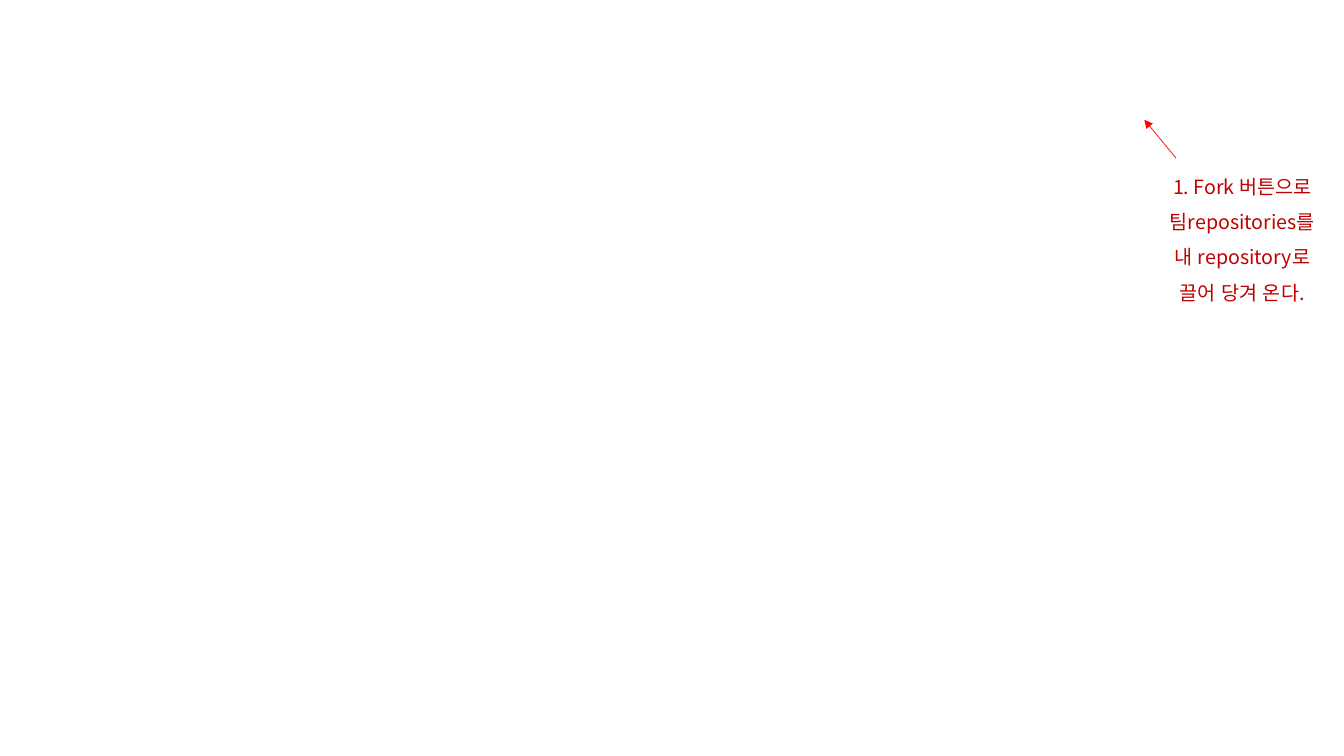
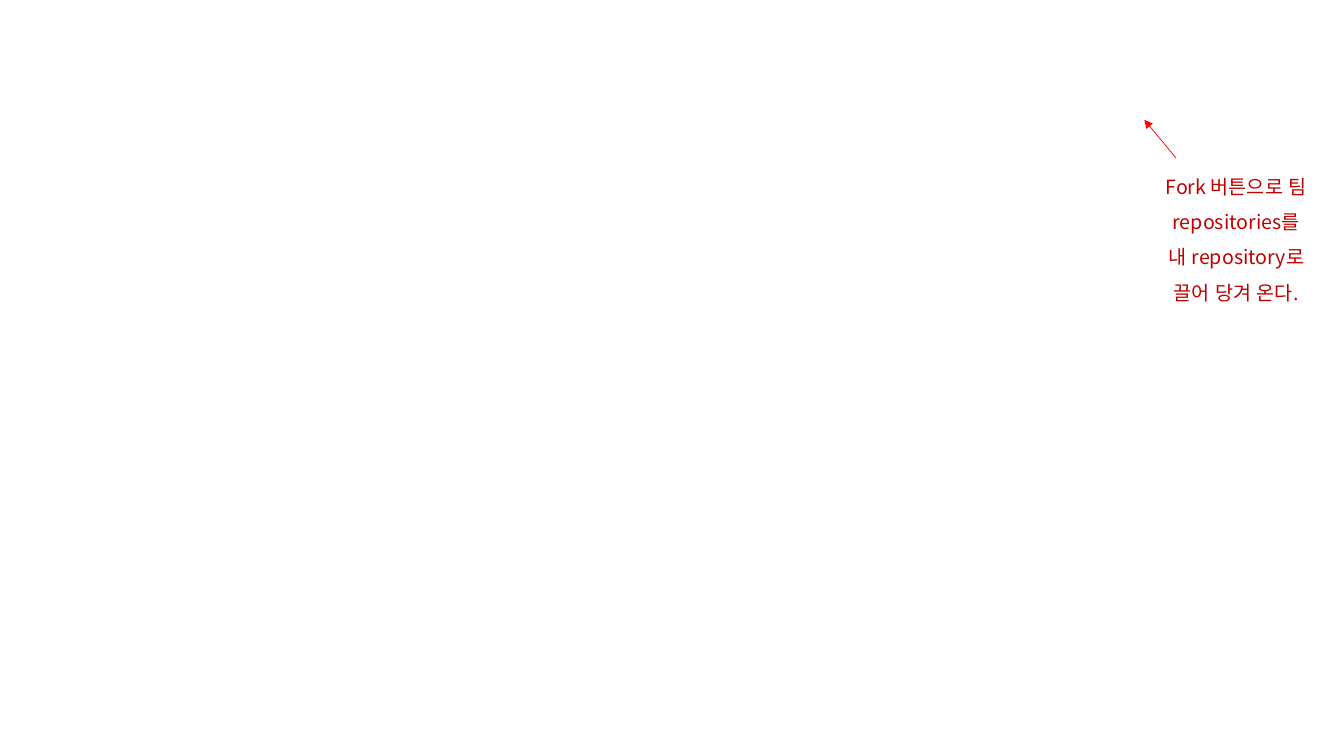
Before and after one commit to ordinaryhan/Project_Poison, a slide deck: slide 2 of 기획/pull requests 방법.pptx (slide 1 before the commit). Drawn at 1344x756 pixels with LibreOffice and Linux fonts; fonts in the diff are those of the drawing; background and template pictures are left out. Boxes give left, top, right and bottom in pixels: in the first picture for what was removed or moved away, otherwise in the second. Text is boxed around its words. In the diff, an @@ line names an element or a change of style, - is before the commit and + after.

```diff
--- a/기획/pull requests 방법.pptx
+++ b/기획/pull requests 방법.pptx
@@ text at [1165,177,1307,302]: text changed @@
-1. Fork 버튼으로 팀repositories를 내 repository로 끌어 당겨 온다.
+Fork 버튼으로 팀repositories를 내 repository로 끌어 당겨 온다.
```
Also in this commit, not shown: 3 other slides changed, 5 slides added.
